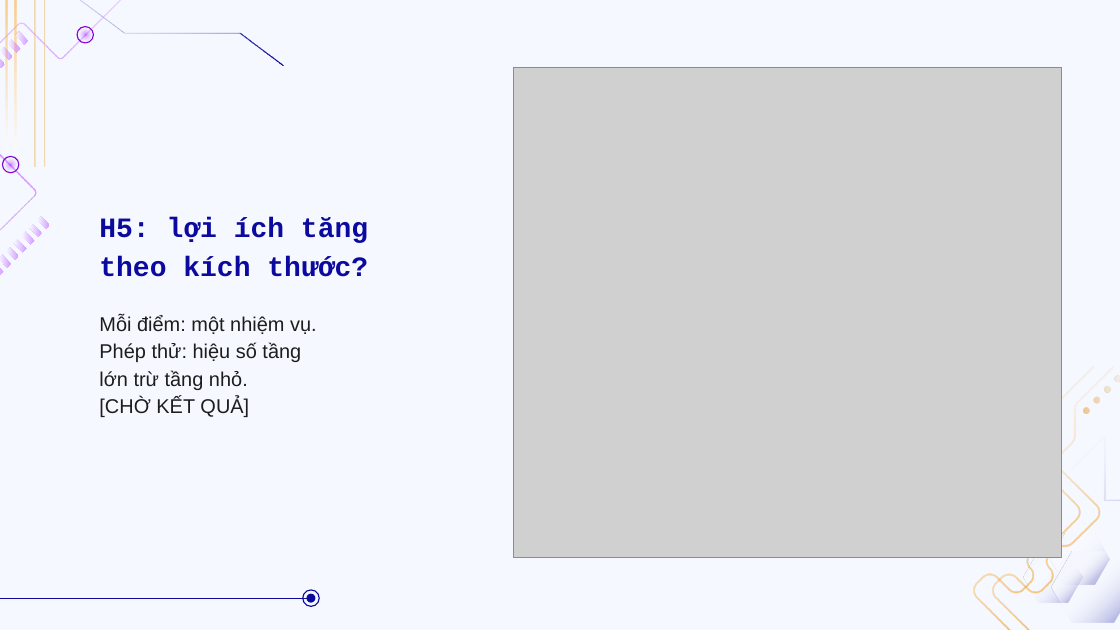
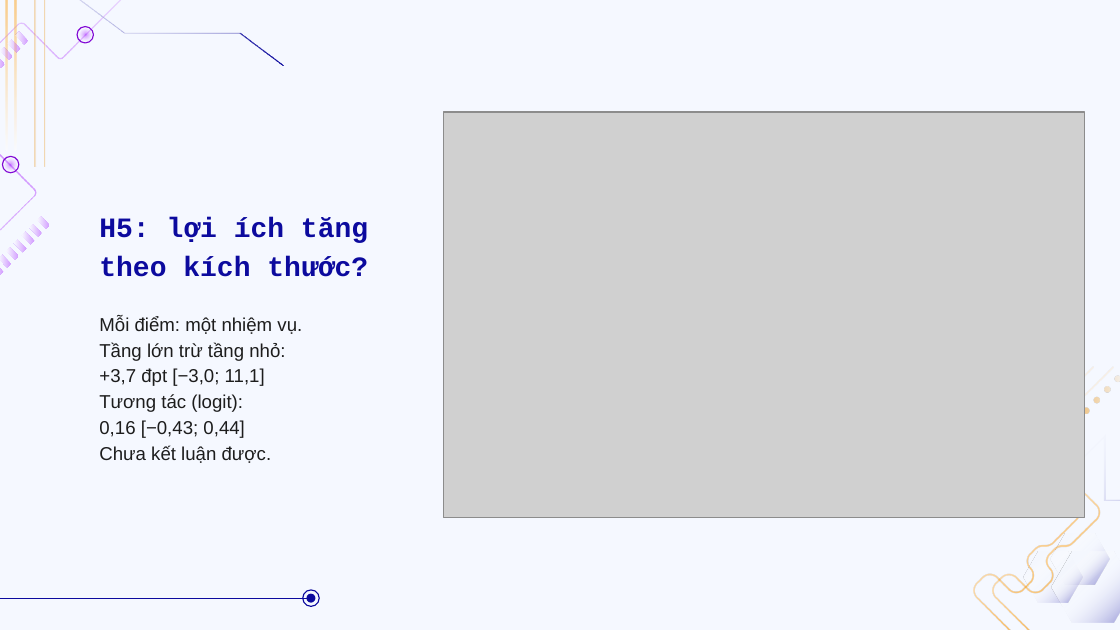
Before and after one commit to doanan293/vipharmind-ai-sdlc-study, a slide deck: slide 19 of docs/presentation/vipharmind-slides.pptx (slide 18 before the commit). Drawn at 1120x630 pixels with LibreOffice and Linux fonts; fonts in the diff are those of the drawing; grey boxes stand for pictures; background and template pictures are left out. Boxes give left, top, right and bottom in pixels: in the first picture for what was removed or moved away, otherwise in the second. Text is boxed around its words. In the diff, an @@ line names an element or a change of style, - is before the commit and + after.

```diff
--- a/docs/presentation/vipharmind-slides.pptx
+++ b/docs/presentation/vipharmind-slides.pptx
@@ picture: place and size @@
-picture at bbox=[513, 67, 1062, 558]
+picture at bbox=[444, 112, 1085, 517]
@@ text at bbox=[99, 317, 302, 463]: text changed; size 12.8 to 12 pt @@
-Mỗi điểm: một nhiệm vụ.
-Phép thử: hiệu số tầng
-lớn trừ tầng nhỏ.
-[CHỜ KẾT QUẢ]
+Mỗi điểm: một nhiệm vụ.
+Tầng lớn trừ tầng nhỏ:
++3,7 đpt [−3,0; 11,1]
+Tương tác (logit):
+0,16 [−0,43; 0,44]
+Chưa kết luận được.
```
Also in this commit, not shown: 9 other slides changed, 3 slides added, 1 slide removed, 4 other files.
